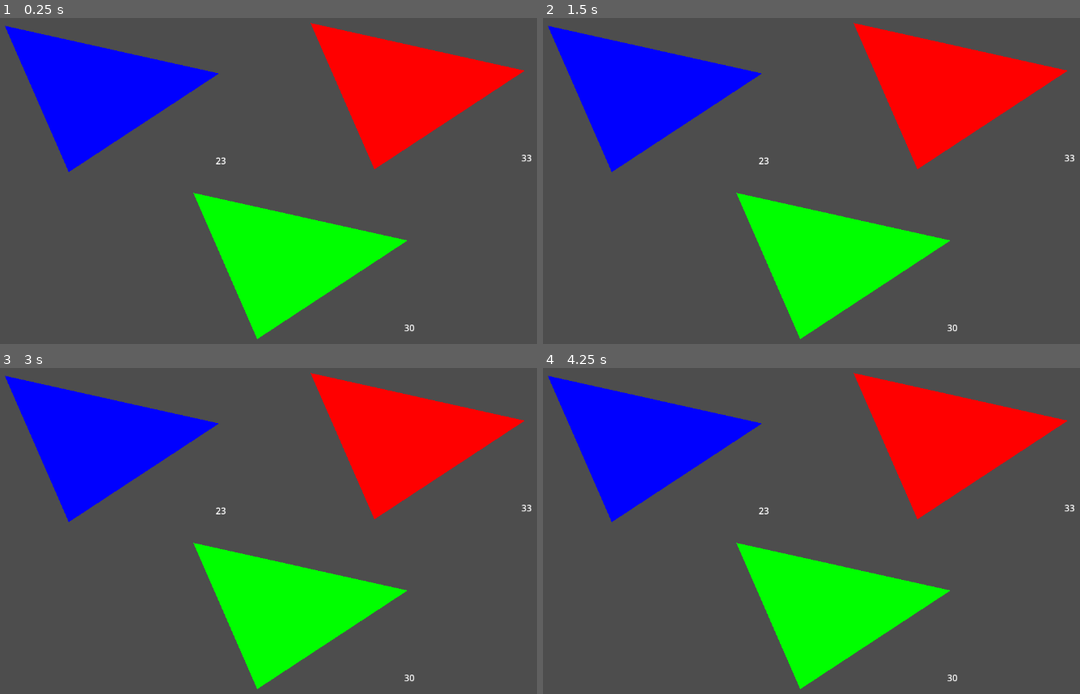
Above: before the commit, frames 1-4 (two rows, left to right).
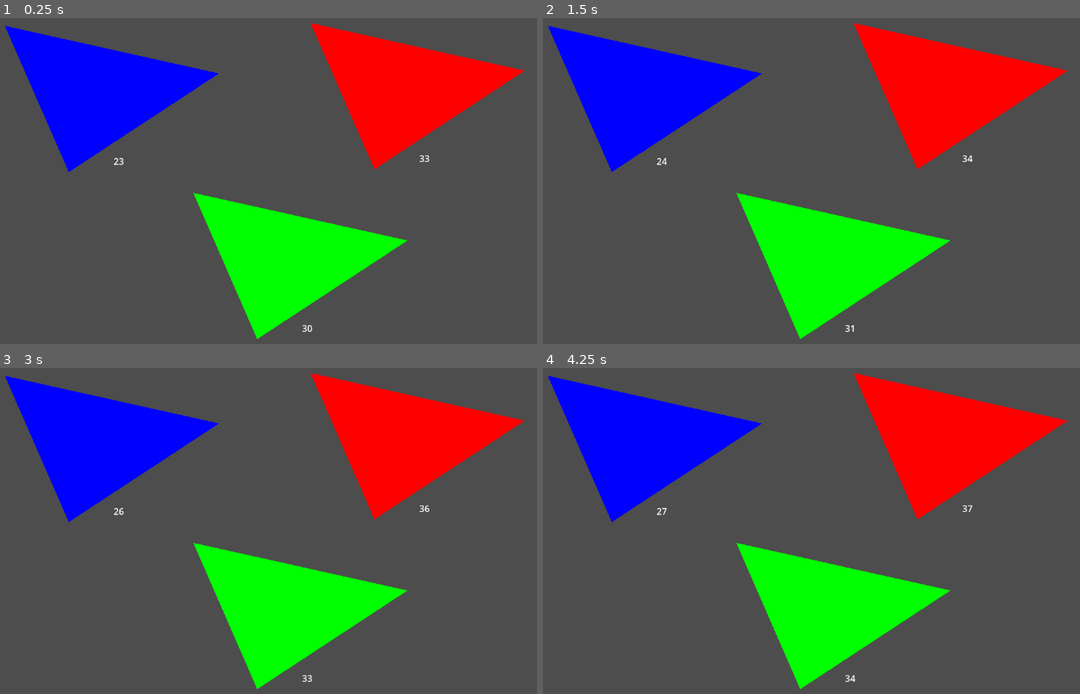
Above: after the commit, the same moments.

Repository: sprawy8/gameio
Game: Godot game, scene res://scenes/Map.tscn
Same seed, same stepped clock (60 frames per second), same inputs: the game is played once before the commit and once after it.
Inputs (mouse positions are in pixels of both pictures, inside the frame that each line leads up to):
- Up to frame 1 (0.25 s): no input
- Up to frame 2 (1.5 s): tap Enter at 0.5 s; move the mouse to (967, 145) at 0.52 s; click (967, 145) at 0.67 s; tap Space at 1.25 s; move the mouse to (693, 184) at 1.27 s; click (693, 184) at 1.42 s
- Up to frame 3 (3 s): tap Enter at 2 s; move the mouse to (343, 436) at 2.02 s; click (343, 436) at 2.17 s; tap Space at 2.75 s; move the mouse to (247, 586) at 2.77 s; click (247, 586) at 2.92 s
- Up to frame 4 (4.25 s): tap Enter at 3.5 s; move the mouse to (1015, 570) at 3.52 s; click (1015, 570) at 3.67 s

The runs differ from the first frame. In frame 1, 0.2% of the frame differs, in the area x 21-99%, y 41-97%; in frame 2, 0.1%; in frame 3, 0.2%; in frame 4, 0.1%.

Commit message:
Added click detection and troop growing

Diff:
--- a/gejmjo/scenes/Territory.tscn
+++ b/gejmjo/scenes/Territory.tscn
@@ -9,11 +9,13 @@
 polygon = PackedVector2Array(78, 31, 192, 292, 460, 116)
 
 [node name="Label" type="Label" parent="."]
-offset_left = 454.0
-offset_top = 260.0
-offset_right = 494.0
-offset_bottom = 283.0
+offset_left = 272.0
+offset_top = 261.0
+offset_right = 312.0
+offset_bottom = 284.0
 text = "0"
 
 [node name="CollisionPolygon2D" type="CollisionPolygon2D" parent="."]
-polygon = PackedVector2Array(80, 32, 192, 290, 461, 116, 80, 33)
+polygon = PackedVector2Array(78, 31, 192, 292, 460, 116)
+
+[connection signal="input_event" from="." to="." method="_on_input_event"]
--- a/gejmjo/scripts/Map.gd
+++ b/gejmjo/scripts/Map.gd
@@ -1,10 +1,35 @@
 extends Node2D
 
 @onready var territories := []
+var selected_territory = null
+
+#Growth of troops
+var growth_interval = 1.0 # seconds
+var growth_amount = 1
 
 func _ready():
 	territories = get_tree().get_nodes_in_group("territories")
 	assign_initial_owners()
+	var timer = Timer.new()
+	timer.wait_time = growth_interval
+	timer.one_shot = false
+	timer.autostart = true
+	add_child(timer)
+	timer.connect("timeout", Callable(self, "_on_growth_timer_timeout"))
+
+func _on_growth_timer_timeout():
+	for territory in get_tree().get_nodes_in_group("territories"):
+		territory.troop_count += growth_amount
+		territory.update_display()
+
+func on_territory_clicked(territory):
+	if selected_territory:
+		selected_territory.set_selected(false)
+
+	selected_territory = territory
+	selected_territory.set_selected(true)
+
+	print("Selected territory with owner:", selected_territory.owner_id)
 
 func assign_initial_owners():
 	var player_colors = [
--- a/gejmjo/scripts/Territory.gd
+++ b/gejmjo/scripts/Territory.gd
@@ -5,20 +5,23 @@
 
 var default_color = Color(0.8, 0.8, 0.8)
 var selected_color = Color(1, 1, 0)
+var is_selected: bool = false
 
 @onready var poly = $Polygon2D
 @onready var label = $Label
+@onready var collision: CollisionPolygon2D = $CollisionPolygon2D
 
 func _ready():
 	# Make sure the territory is in the group, so Map.gd finds it
 	add_to_group("territories")
-
+	#collision.input_pickable = true
 	# Give it a default color for testing (will be overwritten later)
-	$Polygon2D.color = Color.RED
-
+	#$Polygon2D.color = Color.RED
 	update_display()
 
 func update_display():
+	#Highlight selected
+	#poly.color = selected_color if is_selected else default_color
 	#poly.color = default_color
 	label.text = str(troop_count)
 
@@ -29,4 +32,10 @@
 
 
 func set_selected(selected: bool):
-	poly.color = selected_color if selected else default_color
+	is_selected = selected
+	update_display()
+
+
+func _on_input_event(viewport: Node, event: InputEvent, shape_idx: int) -> void:
+	if event is InputEventMouseButton and event.pressed:
+		get_parent().on_territory_clicked(self)
